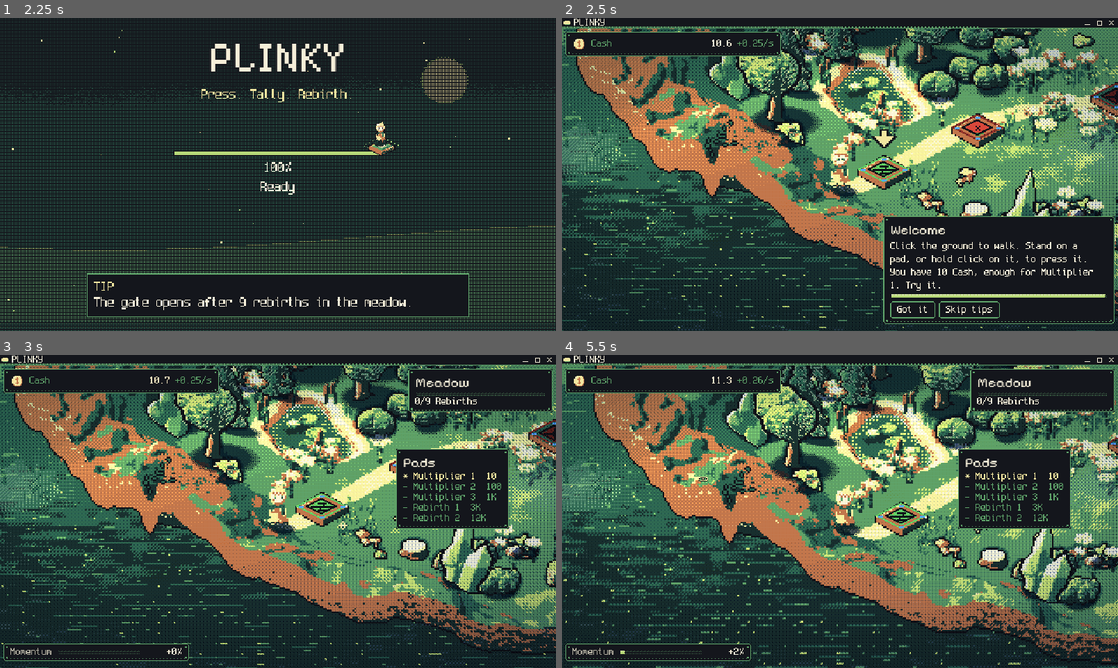
Above: before the commit, frames 1-4 (two rows, left to right).
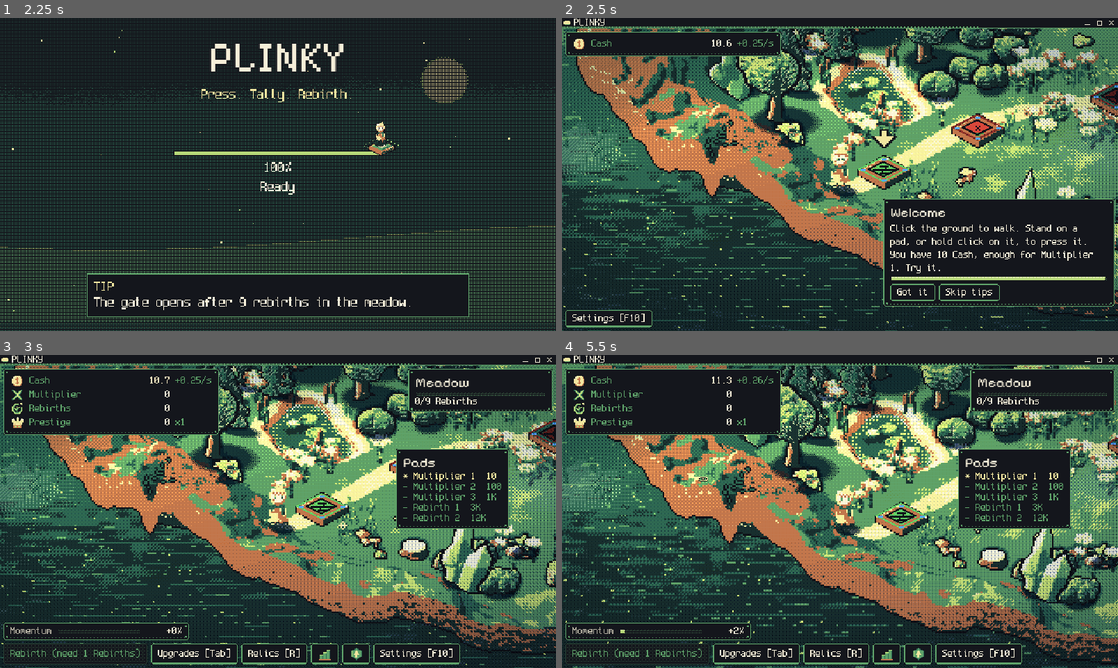
Above: after the commit, the same moments.

Repository: FreezingShock/Plinky
Game: Godot game, scene res://boot/boot.tscn
Two runs of this game, one before a commit and one after it. Both use one fixed random seed, a clock stepped at 60 frames per second and the inputs below.
Inputs (mouse positions are in pixels of both pictures, inside the frame that each line leads up to):
- Up to frame 1 (2.25 s): tap Enter (ui_accept) at 0.5, 0.77, 1.07 s; move the mouse to (400, 158) at 0.52 s; hold D 0.53-1.25 s; tap Space at 0.6 s; click (400, 158) at 0.67 s; drag from (166, 190) to (250, 237) at 1.27 s; move the mouse to (333, 105) at 2.02 s; hold D from 2.03 s (still down); tap 2 at 2.1 s
- Up to frame 2 (2.5 s): keep holding D
- Up to frame 3 (3 s): release D at 2.75 s; click "Skip tips" at 2.75 s
- Up to frame 4 (5.5 s): drag from (812, 574) to (673, 464) at 3.52 s; move the mouse to (1006, 558) at 4.27 s; hold A (plinky_left) 4.28-5 s; tap 1 at 4.35 s; tap Enter (ui_accept) at 4.52, 4.82 s; drag from (673, 464) to (756, 433) at 5.02 s

Frame 1 is identical in both runs. In frame 2, 6.2% of the frame differs, in the area x 0-100%, y 57-99%; in frame 3, 8.4%; in frame 4, 8.6%, in the area x 0-83%, y 10-99%.
Error before the commit: Parse Error: Could not resolve external class member "set_anchor". (res://ui/tip.gd:73)

Commit message:
Tooltip host: rename set_anchor, it clashed with Control.set_anchor
Co-Authored-By: Claude Sonnet 5.5 <noreply@anthropic.com>
Claude-Session: https://claude.ai/code/session_01Pmx9dTKdfGkf9N43VUSgj1

Diff:
--- a/tests/test_tooltips.gd
+++ b/tests/test_tooltips.gd
@@ -88,7 +88,7 @@
 	wall.size = Vector2(300, 300)
 	root.add_child(wall)
 	h.show_free({"body": "Short"}, Vector2(10, 100), true)
-	h.set_anchor(Rect2(10, 100, 20, 20))
+	h.set_beside(Rect2(10, 100, 20, 20))
 	h._process(TipHost.HOVER_DELAY + 0.01)
 	t.ok(not Rect2(h.position, h.size).intersects(Rect2(wall.position, wall.size)), "a tooltip beside a slot stays off avoid panels")
 	h.hide_free()
--- a/ui/tip.gd
+++ b/ui/tip.gd
@@ -70,7 +70,7 @@
 static func show_beside(tree: SceneTree, spec: Variant, anchor: Rect2) -> void:
 	var h: TipHost = host(tree)
 	h.show_free(spec, anchor.position, true)
-	h.set_anchor(anchor)
+	h.set_beside(anchor)
 
 
 ## `tree` may be null (a tooltip owner already out of the tree); the shown host is hidden anyway.
--- a/ui/tip_host.gd
+++ b/ui/tip_host.gd
@@ -94,7 +94,7 @@
 const AVOID_GROUP: StringName = &"tip_avoid"
 
 
-func set_anchor(r: Rect2) -> void:
+func set_beside(r: Rect2) -> void:
 	_anchor = r
 	if visible:
 		_place()
